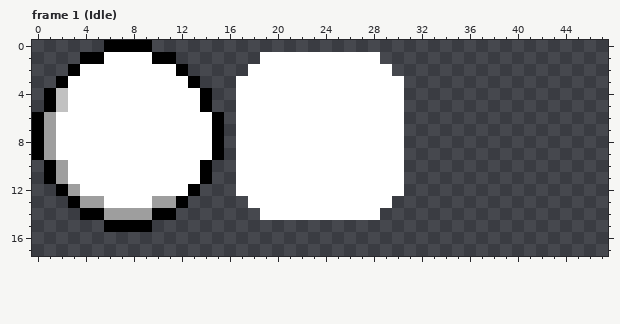
Two versions of one pixel-art file, HAdventure2D/Assets/CharacterStudio/Base/Master.aseprite. Above: the version before the commit.
48x48 pixels, 31 frames. Shown: frame 1 (Idle): x 0..47, y 0..17.
After the commit:
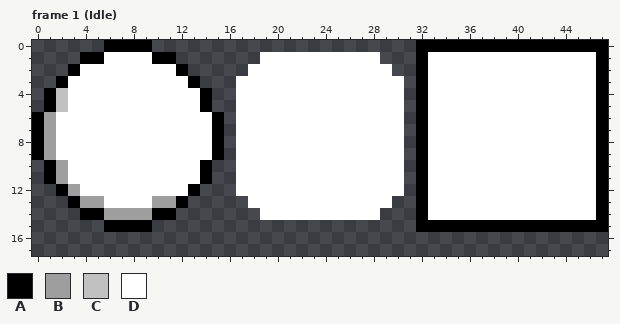
Palette (. is transparent): A #000000  B #9e9e9e  C #c1c1c1  D #ffffff
Edits made:
Changed rows in their new state; - is an unchanged pixel.
Frame 1 (Idle), layer "UIs_03":
first column x 32:
 0 AAAAAAAAAAAAAAAA
 1 ADDDDDDDDDDDDDDA
 2 ADDDDDDDDDDDDDDA
 3 ADDDDDDDDDDDDDDA
 4 ADDDDDDDDDDDDDDA
 5 ADDDDDDDDDDDDDDA
 6 ADDDDDDDDDDDDDDA
 7 ADDDDDDDDDDDDDDA
 8 ADDDDDDDDDDDDDDA
 9 ADDDDDDDDDDDDDDA
10 ADDDDDDDDDDDDDDA
11 ADDDDDDDDDDDDDDA
12 ADDDDDDDDDDDDDDA
13 ADDDDDDDDDDDDDDA
14 ADDDDDDDDDDDDDDA
15 AAAAAAAAAAAAAAAA
